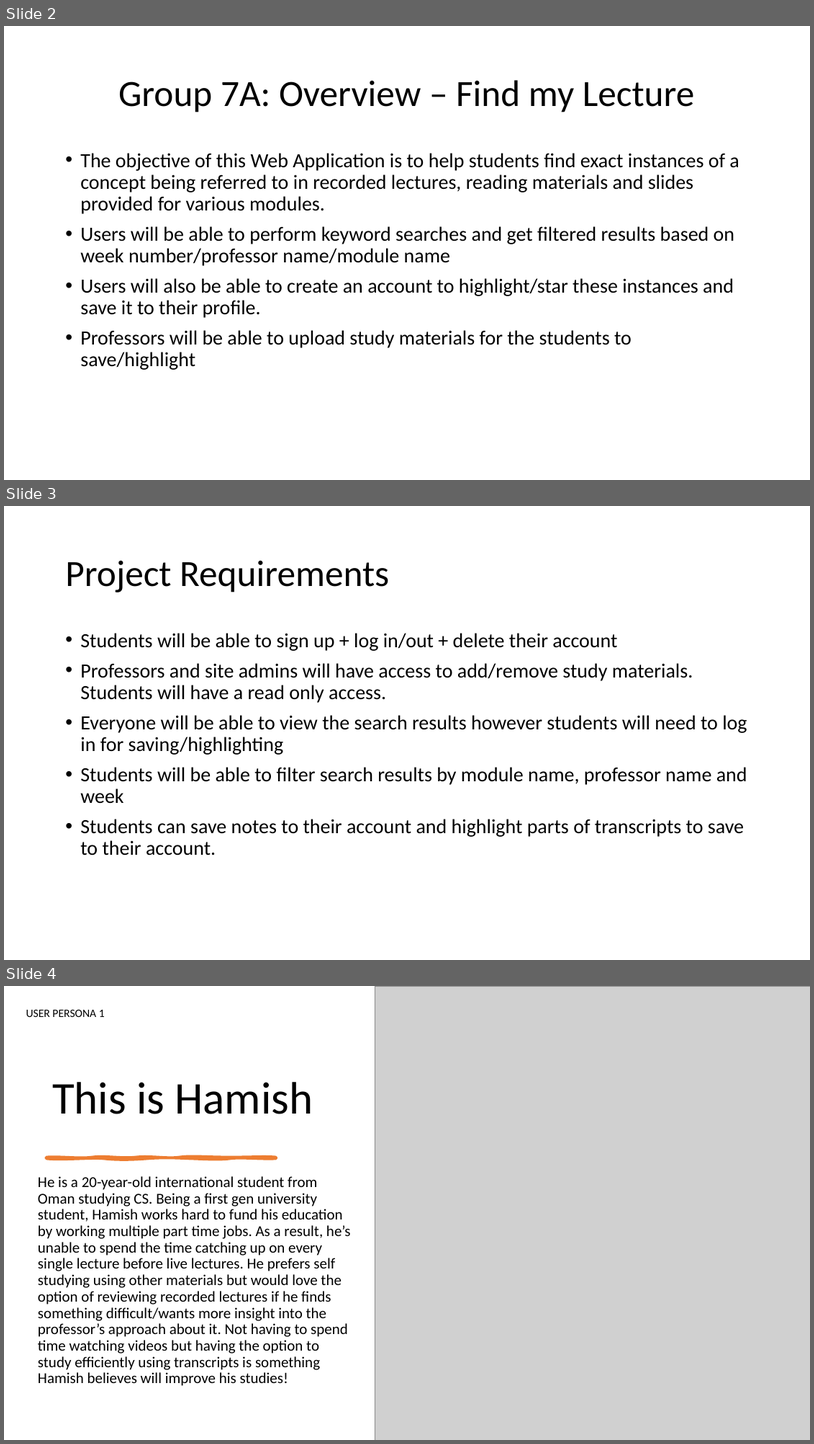
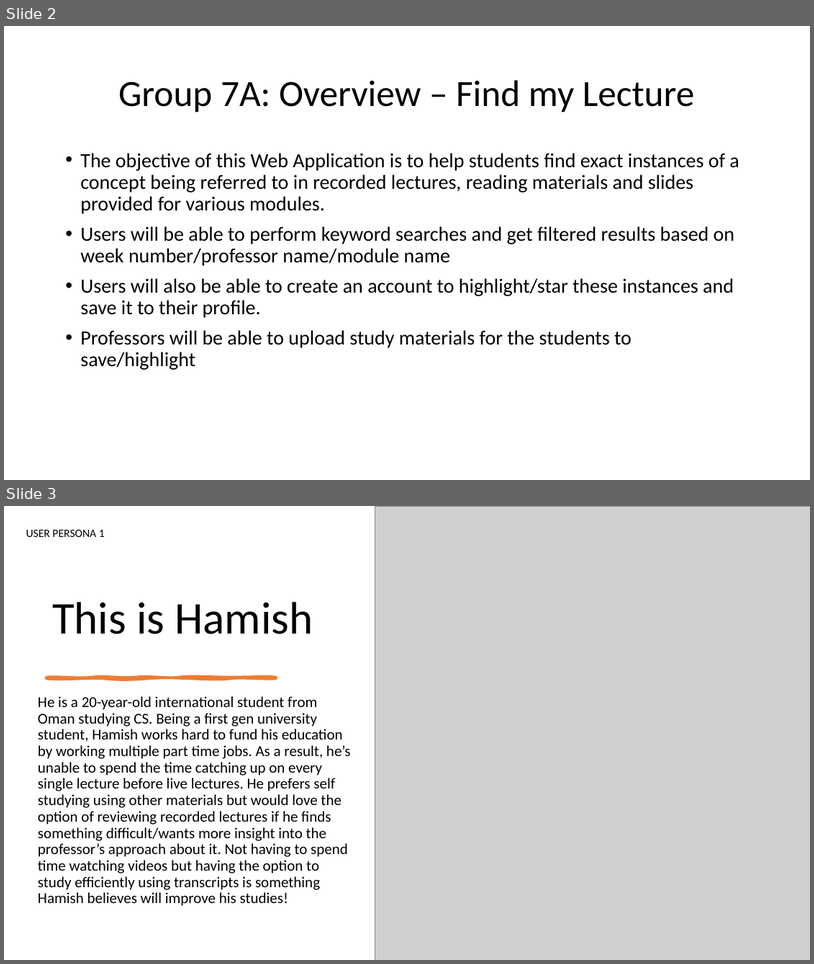
Before and after one commit to Ishitanarsiker/WAD2_GroupProject, a slide deck: DesignSpecification.pptx. Shown one above the other, each under a label of ours: slides 2, 3 and 4 before the commit, slides 2 and 3 after it. The pictures are 814x1444 and 814x964 pixels, drawn with LibreOffice and Linux fonts; fonts in the diff are those of the drawing; grey boxes stand for pictures. Boxes give left, top, right and bottom in pixels: in the first picture for what was removed or moved away, otherwise in the second. Text is boxed around its words. In the diff, an @@ line names an element or a change of style, - is before the commit and + after.

```diff
--- a/DesignSpecification.pptx
+++ b/DesignSpecification.pptx
@@ slide 3 removed at [4, 506, 810, 960], background #FFFFFF @@
@@ title removed at [65, 560, 389, 592] @@
-Project Requirements
@@ text removed at [80, 633, 748, 855] @@
-• Students will be able to sign up + log in/out + delete their account
-• Professors and site admins will have access to add/remove study materials. Students will have a read only access.
-• Everyone will be able to view the search results however students will need to log in for saving/highlighting
-• Students will be able to filter search results by module name, professor name and week
-• Students can save notes to their account and highlight parts of transcripts to save to their account.
@@ what was slide 4 is now slide 3 @@
```
